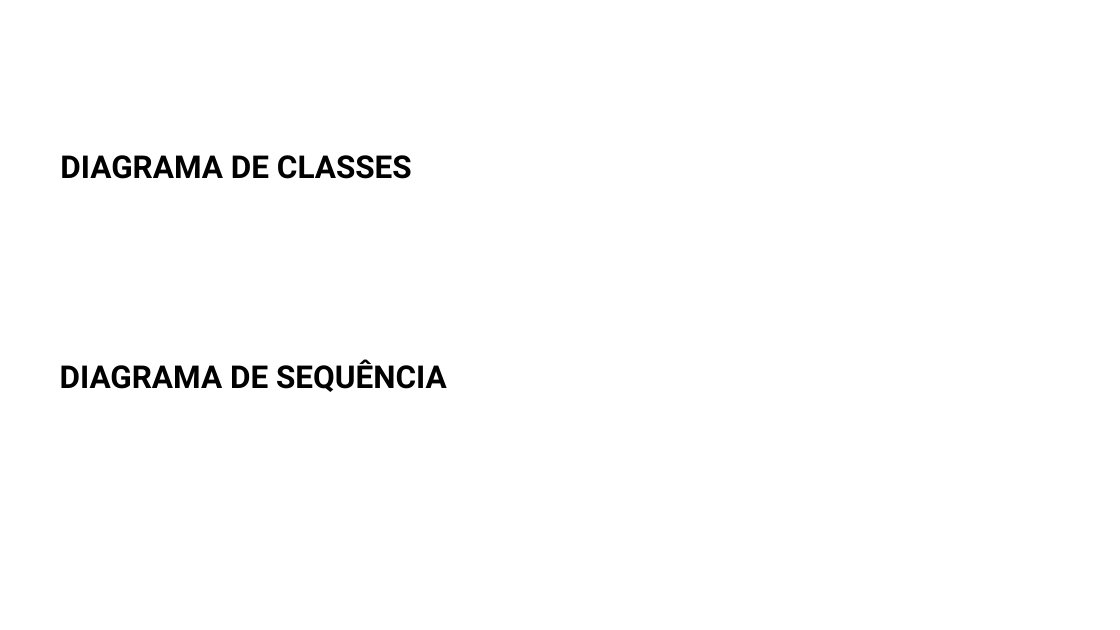
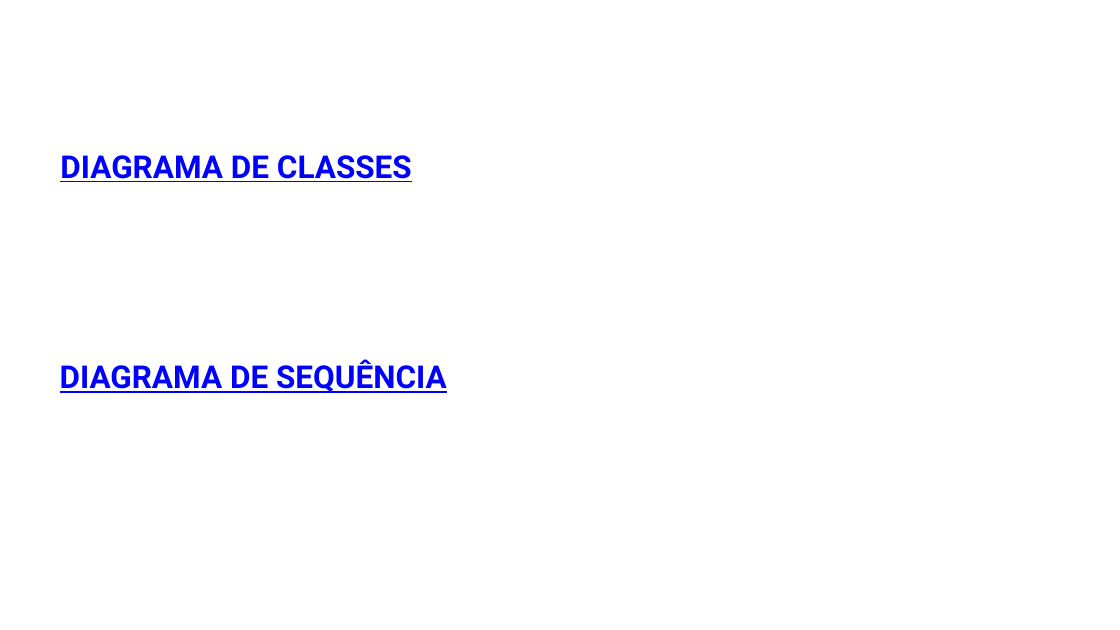
Before and after one commit to JoseAlfredo-afk/ElderConnect, a slide deck: slide 17 of Apresentacao/Faitec_2026_EldeConnect-Rev.pptx. Drawn at 1120x630 pixels with LibreOffice and Linux fonts; fonts in the diff are those of the drawing; background and template pictures are left out. Boxes give left, top, right and bottom in pixels: in the first picture for what was removed or moved away, otherwise in the second. Text is boxed around its words. In the diff, an @@ line names an element or a change of style, - is before the commit and + after.

```diff
--- a/Apresentacao/Faitec_2026_EldeConnect-Rev.pptx
+++ b/Apresentacao/Faitec_2026_EldeConnect-Rev.pptx
@@ text "DIAGRAMA DE CLASSES" at (60,155,412,182): text colour #000000 to #0000FF, underline on @@
@@ text "DIAGRAMA DE SEQUÊNCIA" at (60,360,447,393): text colour #000000 to #0000FF, underline on @@
```
Also in this commit, not shown: 1 other slide changed, 2 slides added, 2 slides removed, 4 other files.
